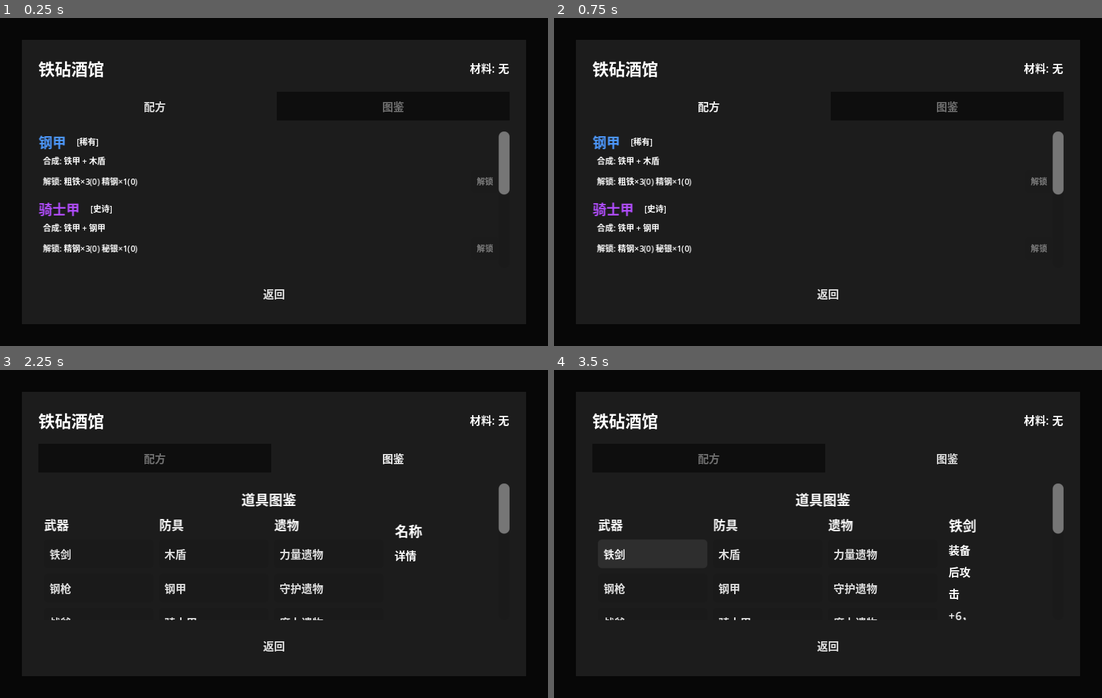
Above: before the commit, frames 1-4 (two rows, left to right).
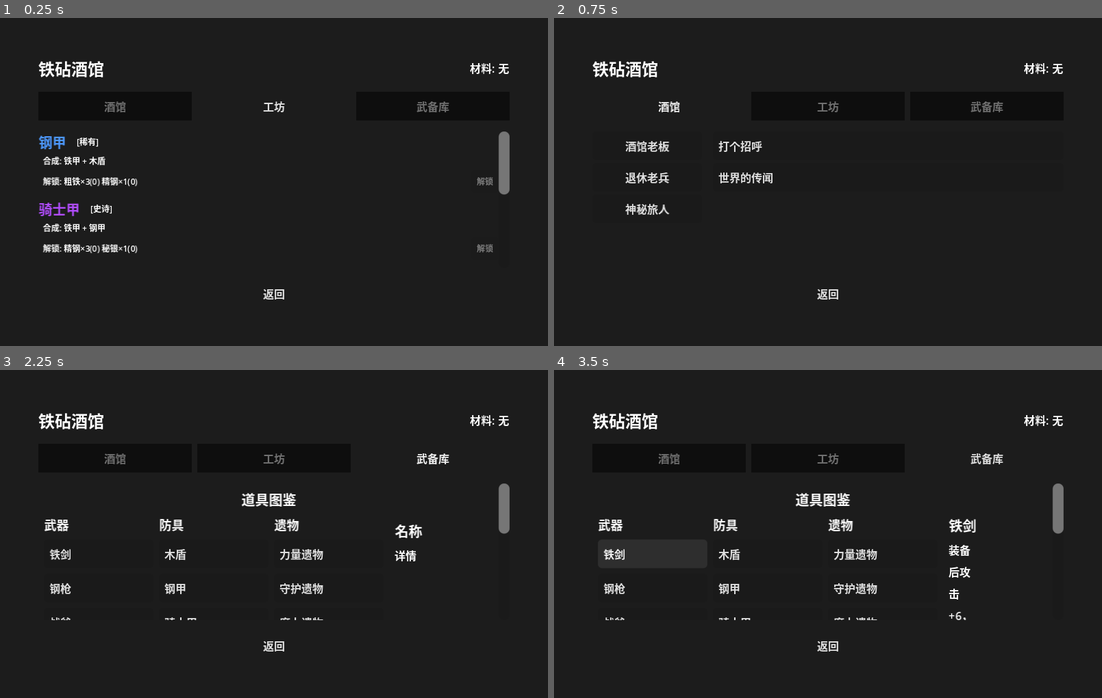
Above: after the commit, the same moments.

Repository: ZhuXilin/Dev_Project_260730
Game: Godot game, scene res://content/scenes/ui/AnvilTavern.tscn
Two runs of this game, one before a commit and one after it. Both use one fixed random seed, a clock stepped at 60 frames per second and the inputs below. This scene is started directly instead of the project's main scene. Sound files missing from this copy of the repository are replaced by a short silence.
Inputs (mouse positions are in pixels of both pictures, inside the frame that each line leads up to):
- Up to frame 1 (0.25 s): no input
- Up to frame 2 (0.75 s): click (669, 106) at 0.5 s, where only the run after the commit has a clickable "酒馆"
- Up to frame 3 (2.25 s): click "配方" (after the commit: "工坊") at 1.25 s; click "图鉴" (after the commit: "武备库") at 2 s
- Up to frame 4 (3.5 s): click "铁剑" at 2.75 s

The runs differ from the first frame. In frame 1, 0.4% of the frame differs, in the area x 19-82%, y 25-29%; in frame 2, 2.9%, in the area x 7-93%, y 25-72%; in frame 3, 0.4%; in frame 4, 0.4%.

Commit message:
Add NPC dialogues

Diff:
--- a/content/data/dialogues.json
+++ b/content/data/dialogues.json
@@ -80,9 +80,9 @@
   "complete_dialog": [
 	{ "speaker": "系统", "text": "恭喜你完成了这个区域！可以继续前进了。" }
   ],
-	"village_encounter_dlg": [
-	  { "speaker": "村民", "text": "欢迎来到村庄！" },
-	  { "speaker": "村民", "text": "送你一把斧头吧！" }
+  "village_encounter_dlg": [
+	{ "speaker": "村民", "text": "欢迎来到村庄！" },
+	{ "speaker": "村民", "text": "送你一把斧头吧！" }
   ],
   "relic_attack_dialog": [
 	{ "speaker": "神秘商人", "text": "年轻人，你看起来很有潜力。" },
--- /dev/null
+++ b/content/data/stories.json
@@ -0,0 +1,99 @@
+{
+  "barkeep": {
+	"name": "酒馆老板",
+	"topics": [
+	  {
+		"id": "barkeep_greeting",
+		"title": "打个招呼",
+		"condition": "",
+		"lines": [
+		  { "speaker": "酒馆老板", "text": "哟，旅行者！想喝点什么？" },
+		  { "speaker": "指挥官", "text": "来杯麦酒，顺便打听点消息。" },
+		  { "speaker": "酒馆老板", "text": "消息管够，只要你有金币。" }
+		]
+	  },
+	  {
+		"id": "barkeep_world",
+		"title": "世界的传闻",
+		"condition": "",
+		"lines": [
+		  { "speaker": "酒馆老板", "text": "这片大陆叫艾尔登，曾经很繁荣。" },
+		  { "speaker": "酒馆老板", "text": "直到三年前那场灾变……" },
+		  { "speaker": "酒馆老板", "text": "现在处处是荒野和盗匪，出门都得带着武器。" }
+		]
+	  },
+	  {
+		"id": "barkeep_boss",
+		"title": "关于 Boss",
+		"condition": "day>=2",
+		"lines": [
+		  { "speaker": "酒馆老板", "text": "你打到 Boss 了？厉害啊！" },
+		  { "speaker": "酒馆老板", "text": "那家伙是这片地界最凶狠的领主，手下一群亡命徒。" },
+		  { "speaker": "指挥官", "text": "多谢提醒，我会当心的。" }
+		]
+	  }
+	]
+  },
+  "veteran": {
+	"name": "退休老兵",
+	"topics": [
+	  {
+		"id": "veteran_greeting",
+		"title": "打个招呼",
+		"condition": "",
+		"lines": [
+		  { "speaker": "退休老兵", "text": "年轻人，看你这身行头，是去打仗的？" },
+		  { "speaker": "指挥官", "text": "算是吧，讨伐盗匪。" },
+		  { "speaker": "退休老兵", "text": "好，好。我年轻时也这么热血。" }
+		]
+	  },
+	  {
+		"id": "veteran_tactics",
+		"title": "战术建议",
+		"condition": "",
+		"lines": [
+		  { "speaker": "退休老兵", "text": "听我一句：打不过就撤，别硬拼。" },
+		  { "speaker": "退休老兵", "text": "战场上一个失误，可能全队覆没。" },
+		  { "speaker": "指挥官", "text": "我会记住的。" }
+		]
+	  },
+	  {
+		"id": "veteran_elite",
+		"title": "精英战心得",
+		"condition": "day>=2",
+		"lines": [
+		  { "speaker": "退休老兵", "text": "精英战士都是身经百战的老手。" },
+		  { "speaker": "退休老兵", "text": "他们比普通小兵更聪明，会利用地形。" },
+		  { "speaker": "退休老兵", "text": "别让他们占据高地。" }
+		]
+	  }
+	]
+  },
+  "stranger": {
+	"name": "神秘旅人",
+	"topics": [
+	  {
+		"id": "stranger_rumor",
+		"title": "旅行见闻",
+		"condition": "",
+		"lines": [
+		  { "speaker": "神秘旅人", "text": "我来自很远的地方。" },
+		  { "speaker": "神秘旅人", "text": "那里的人说，这片大陆的下方沉睡着一头巨龙。" },
+		  { "speaker": "指挥官", "text": "巨龙？" },
+		  { "speaker": "神秘旅人", "text": "只是传说。也许吧。" }
+		]
+	  },
+	  {
+		"id": "stranger_legend",
+		"title": "古老的传说",
+		"condition": "day>=3",
+		"lines": [
+		  { "speaker": "神秘旅人", "text": "你听说过'三个太阳'的传说吗？" },
+		  { "speaker": "神秘旅人", "text": "据说当三个太阳同时升起，世界将迎来剧变。" },
+		  { "speaker": "神秘旅人", "text": "有人说那意味着毁灭，也有人说那意味着新生。" },
+		  { "speaker": "指挥官", "text": "……有意思。" }
+		]
+	  }
+	]
+  }
+}
--- a/content/scenes/ui/AnvilTavern.tscn
+++ b/content/scenes/ui/AnvilTavern.tscn
@@ -13,7 +13,7 @@
 anchor_bottom = 1.0
 grow_horizontal = 2
 grow_vertical = 2
-color = Color(0, 0, 0, 0.9)
+color = Color(0.10980392, 0.10980392, 0.10980392, 1)
 
 [node name="Panel" type="Panel" parent="." unique_id=579447741]
 anchors_preset = 15
@@ -58,6 +58,17 @@
 layout_mode = 2
 theme_override_constants/separation = 4
 
+[node name="StoryTabBtn" type="Button" parent="Panel/VBox/TabBar" unique_id=1503140784]
+layout_mode = 2
+size_flags_horizontal = 3
+theme_override_font_sizes/font_size = 8
+theme_override_styles/normal = ExtResource("2")
+theme_override_styles/pressed = ExtResource("2")
+theme_override_styles/hover = ExtResource("2")
+theme_override_styles/disabled = ExtResource("2")
+theme_override_styles/focus = ExtResource("2")
+text = "酒馆"
+
 [node name="RecipeTabBtn" type="Button" parent="Panel/VBox/TabBar" unique_id=900341542]
 layout_mode = 2
 size_flags_horizontal = 3
@@ -101,6 +112,7 @@
 theme_override_styles/focus = ExtResource("2")
 text = "返回"
 
+[connection signal="pressed" from="Panel/VBox/TabBar/StoryTabBtn" to="." method="_on_story_tab_pressed"]
 [connection signal="pressed" from="Panel/VBox/TabBar/RecipeTabBtn" to="." method="_on_recipe_tab_pressed"]
 [connection signal="pressed" from="Panel/VBox/TabBar/CodexTabBtn" to="." method="_on_codex_tab_pressed"]
 [connection signal="pressed" from="Panel/VBox/BackButton" to="." method="_on_back_pressed"]
--- a/function/global/Config.gd
+++ b/function/global/Config.gd
@@ -12,6 +12,7 @@
 	"DIALOGUE_DATA":    "res://content/data/dialogues.json",
 	"EVENT_DATA":       "res://content/data/events.json",
 	"RECIPE_DATA":      "res://content/data/recipes.json",
+	"STORY_DATA":       "res://content/data/stories.json",
 
 	# 配置资源
 	"MUSIC_CONFIG":     "res://content/scenes/levels/MusicConfig.tres",
--- a/function/global/DialogueManager.gd
+++ b/function/global/DialogueManager.gd
@@ -1,6 +1,6 @@
 extends Node
 
-@export var music_transition_delay : float = UIConst.DIALOGUE_MUSIC_DELAY
+@export var music_transition_delay : float = 0.5
 @export var json_path : String = Config.PATHS.DIALOGUE_DATA
 
 var dialogue_ui : CanvasLayer = null
@@ -87,6 +87,46 @@
 		MusicManager.play_dialogue_music()
 
 	current_dialogue_id = dialogues_id
+	current_index = 0
+	_show_entry(0)
+	can_interact = true
+
+# ---- 启动内联对话（stories.json 里的 lines 数组） ----
+func start_inline_dialogue(entries: Array, music_stream: AudioStream = null):
+	if entries.is_empty():
+		dialogue_finished.emit()
+		return
+
+	# ---- 确保 UI 有效 ----
+	if not dialogue_ui or not is_instance_valid(dialogue_ui):
+		_load_ui()
+		if not dialogue_ui or not is_instance_valid(dialogue_ui):
+			push_error("Dialogue UI 未加载，无法启动对话")
+			return
+
+	if is_active:
+		return
+
+	SignalBus.request_hide_menu.emit()
+	SignalBus.request_hide_info.emit()
+	SignalBus.request_clear_highlight.emit()
+	SignalBus.request_clear_highlight_unit.emit()
+
+	is_active = true
+	can_interact = false
+	Globals.is_dialogue_active = true
+	dialogue_ui.visible = true
+
+	MusicManager.pause_and_save()
+	await get_tree().create_timer(music_transition_delay, true, false, true).timeout
+	if music_stream != null:
+		MusicManager.play_music(music_stream)
+	else:
+		MusicManager.play_dialogue_music()
+
+	# ---- 把 entries 缓存到 _dialogues 里，复用现有 _show_entry ----
+	current_dialogue_id = "__inline__"
+	_dialogues["__inline__"] = entries
 	current_index = 0
 	_show_entry(0)
 	can_interact = true
--- a/function/global/GameState.gd
+++ b/function/global/GameState.gd
@@ -151,6 +151,10 @@
 var unlocked_recipes : Array:
 	get: return resource_state.unlocked_recipes
 	set(value): resource_state.unlocked_recipes = value
+
+var unlocked_stories : Array:
+	get: return resource_state.unlocked_stories
+	set(value): resource_state.unlocked_stories = value
 
 # ============================================================
 #  非转发字段（不属于任何 state）
--- a/function/global/SaveManager.gd
+++ b/function/global/SaveManager.gd
@@ -136,6 +136,7 @@
 	save.unlocked_relics = RelicManager.get_unlocked_relics()
 	save.unlocked_talents = Globals.unlocked_talents.duplicate()
 	save.unlocked_recipes = GameState.unlocked_recipes.duplicate()
+	save.unlocked_stories = GameState.unlocked_stories.duplicate()
 
 	save.save_time = Time.get_unix_time_from_system()
 	save.checksum = save.compute_checksum()
@@ -206,6 +207,7 @@
 	Globals.unlocked_items = save.unlocked_items.duplicate()
 	Globals.unlocked_talents = save.unlocked_talents.duplicate()
 	GameState.unlocked_recipes = save.unlocked_recipes.duplicate()
+	GameState.unlocked_stories = save.unlocked_stories.duplicate()
 
 	if Globals.unlocked_items.is_empty():
 		Globals.unlocked_items = Globals.item_unlocked_items.duplicate()
--- /dev/null
+++ b/function/global/StoryManager.gd
@@ -0,0 +1,49 @@
+extends Node
+
+var _stories : Dictionary = {}   # npc_id -> { name, topics: [] }
+
+func _ready():
+	load_stories()
+
+func load_stories():
+	var path = Config.PATHS.STORY_DATA
+	if not FileAccess.file_exists(path):
+		push_error("故事数据文件不存在: ", path)
+		return
+	var file = FileAccess.open(path, FileAccess.READ)
+	var content = file.get_as_text()
+	file.close()
+	var data = JSON.parse_string(content)
+	if data == null or not data is Dictionary:
+		push_error("故事 JSON 解析失败")
+		return
+	_stories = data
+	print("成功加载 ", _stories.size(), " 个酒馆 NPC")
+
+## 返回所有 NPC 列表
+func get_npcs() -> Array:
+	var result : Array = []
+	for npc_id in _stories:
+		var entry = _stories[npc_id]
+		result.append({
+			"id": npc_id,
+			"name": entry.get("name", npc_id),
+			"topics": entry.get("topics", []),
+		})
+	return result
+
+func get_npc(npc_id: String) -> Dictionary:
+	return _stories.get(npc_id, {})
+
+## 判断话题的可见条件
+func check_condition(condition: String) -> bool:
+	if condition == "" or condition == "always":
+		return true
+	if condition.begins_with("day>="):
+		var n = int(condition.substr(5))
+		return GameState.current_day >= n
+	if condition.begins_with("day=="):
+		var n = int(condition.substr(5))
+		return GameState.current_day == n
+	# 未知条件默认可见（保守策略）
+	return true
--- a/function/script/AnvilTavern.gd
+++ b/function/script/AnvilTavern.gd
@@ -2,16 +2,26 @@
 
 signal closed
 
-enum Tab { RECIPE, CODEX }
+enum Tab { RECIPE, CODEX, STORY }
 var current_tab : Tab = Tab.RECIPE
+
+var _current_npc : Dictionary = {}
+var _story_npc_list : VBoxContainer = null
+var _story_topic_list : VBoxContainer = null
 
 @onready var materials_label : Label = $Panel/VBox/TitleBar/MaterialsLabel
 @onready var recipe_tab_btn : Button = $Panel/VBox/TabBar/RecipeTabBtn
 @onready var codex_tab_btn : Button = $Panel/VBox/TabBar/CodexTabBtn
+@onready var story_tab_btn : Button = $Panel/VBox/TabBar/StoryTabBtn
 @onready var content_container : VBoxContainer = $Panel/VBox/ContentScroll/ContentContainer
 
 
 func _ready():
+	# ---- Tab 文本（集中设置，避免 .tscn 重复改） ----
+	recipe_tab_btn.text = "工坊"
+	codex_tab_btn.text  = "武备库"
+	story_tab_btn.text  = "酒馆"
+
 	_refresh_materials()
 	_switch_tab(Tab.RECIPE)
 
@@ -21,6 +31,7 @@
 # ============================================================
 func _on_recipe_tab_pressed(): _switch_tab(Tab.RECIPE)
 func _on_codex_tab_pressed():  _switch_tab(Tab.CODEX)
+func _on_story_tab_pressed():  _switch_tab(Tab.STORY)
 
 func _on_back_pressed():
 	closed.emit()
@@ -34,14 +45,20 @@
 	current_tab = tab
 	_update_tab_style()
 	_clear_content()
+	_story_npc_list = null
+	_story_topic_list = null
+	_current_npc = {}
+
 	match tab:
 		Tab.RECIPE: _build_recipe_tab()
 		Tab.CODEX:  _build_codex_tab()
+		Tab.STORY:  _build_story_tab()
 
 
 func _update_tab_style():
 	recipe_tab_btn.modulate = Color.WHITE if current_tab == Tab.RECIPE else Color(0.5, 0.5, 0.5)
 	codex_tab_btn.modulate  = Color.WHITE if current_tab == Tab.CODEX  else Color(0.5, 0.5, 0.5)
+	story_tab_btn.modulate  = Color.WHITE if current_tab == Tab.STORY  else Color(0.5, 0.5, 0.5)
 
 
 func _clear_content():
@@ -59,8 +76,9 @@
 			parts.append("%s:%d" % [mat_name, count])
 	materials_label.text = "材料: " + (" ".join(parts) if not parts.is_empty() else "无")
 
-# ============================================================
-#  Tab 1: 配方
+
+# ============================================================
+#  Tab 1: 工坊（配方解锁）
 # ============================================================
 func _build_recipe_tab():
 	var all_recipes = RecipeManager.get_all_recipes()
@@ -68,7 +86,6 @@
 		content_container.add_child(_make_hint("暂无配方数据"))
 		return
 
-	# 未解锁在前，已解锁在后
 	var locked : Array = []
 	var done : Array = []
 	for r in all_recipes:
@@ -87,7 +104,6 @@
 	var box = VBoxContainer.new()
 	box.add_theme_constant_override("separation", 2)
 
-	# ---- 第一行：产物名称 + 品质 ----
 	var header = HBoxContainer.new()
 	header.add_theme_constant_override("separation", 8)
 
@@ -107,7 +123,6 @@
 
 	box.add_child(header)
 
-	# ---- 第二行：合成输入 ----
 	var input_names = []
 	for input_id in recipe.inputs:
 		var d = ItemManager.get_item_data(input_id)
@@ -117,7 +132,6 @@
 	input_label.add_theme_font_size_override("font_size", UIConst.FONT_SIZE_SMALL)
 	box.add_child(input_label)
 
-	# ---- 第三行：解锁材料 + 按钮 ----
 	var cost_row = HBoxContainer.new()
 	cost_row.add_theme_constant_override("separation", 8)
 
@@ -174,10 +188,8 @@
 	if not _can_unlock(recipe):
 		_show_message("材料不足")
 		return
-	# ---- 扣材料 ----
 	for mat_name in recipe.unlock_cost:
 		GameState.materials[mat_name] -= recipe.unlock_cost[mat_name]
-	# ---- 加入已解锁 ----
 	GameState.unlocked_recipes.append(recipe_id)
 	SaveManager.auto_save()
 	_show_message("已解锁：" + recipe_id)
@@ -186,7 +198,7 @@
 
 
 # ============================================================
-#  Tab 2: 图鉴（嵌入 ItemInfoUI）
+#  Tab 2: 武备库（图鉴）
 # ============================================================
 func _build_codex_tab():
 	var scene = load(Config.PATHS.ITEM_INFO_UI)
@@ -194,15 +206,116 @@
 		content_container.add_child(_make_hint("图鉴面板未找到"))
 		return
 	var item_info = scene.instantiate()
-	# 重置 anchors，避免与容器冲突
+
+	item_info.anchor_left = 0
+	item_info.anchor_top = 0
 	item_info.anchor_right = 0
 	item_info.anchor_bottom = 0
+	item_info.offset_left = 0
+	item_info.offset_top = 0
+	item_info.offset_right = 0
+	item_info.offset_bottom = 0
+
 	item_info.custom_minimum_size = Vector2(0, 320)
+	item_info.size_flags_horizontal = Control.SIZE_EXPAND_FILL
 	item_info.size_flags_vertical = Control.SIZE_EXPAND_FILL
+
+	var back_btn = item_info.get_node_or_null("VBoxContainer/BackButton")
+	if back_btn:
+		back_btn.visible = false
+
 	content_container.add_child(item_info)
-	if item_info.has_method("_refresh_list"):
-		item_info._refresh_list()
-
+
+
+# ============================================================
+#  Tab 3: 酒馆（NPC 对话）
+# ============================================================
+func _build_story_tab():
+	var npcs = StoryManager.get_npcs()
+	if npcs.is_empty():
+		content_container.add_child(_make_hint("暂无酒馆数据"))
+		return
+
+	var hbox = HBoxContainer.new()
+	hbox.add_theme_constant_override("separation", 8)
+	hbox.size_flags_vertical = Control.SIZE_EXPAND_FILL
+	content_container.add_child(hbox)
+
+	# ---- 左：NPC 列表 ----
+	_story_npc_list = VBoxContainer.new()
+	_story_npc_list.custom_minimum_size = Vector2(80, 0)
+	_story_npc_list.add_theme_constant_override("separation", 2)
+	hbox.add_child(_story_npc_list)
+
+	# ---- 右：话题列表 ----
+	_story_topic_list = VBoxContainer.new()
+	_story_topic_list.size_flags_horizontal = Control.SIZE_EXPAND_FILL
+	_story_topic_list.add_theme_constant_override("separation", 2)
+	hbox.add_child(_story_topic_list)
+
+	# ---- 填充 NPC 按钮 ----
+	for npc in npcs:
+		var btn = Button.new()
+		btn.text = npc["name"]
+		btn.add_theme_font_size_override("font_size", UIConst.FONT_SIZE_NORMAL)
+		btn.pressed.connect(_on_npc_selected.bind(npc))
+		_story_npc_list.add_child(btn)
+
+	# ---- 默认选中第一个 ----
+	_on_npc_selected(npcs[0])
+
+
+func _on_npc_selected(npc: Dictionary):
+	_current_npc = npc
+	_refresh_topic_list()
+
+
+func _refresh_topic_list():
+	if not _story_topic_list or not is_instance_valid(_story_topic_list):
+		return
+	for child in _story_topic_list.get_children():
+		_story_topic_list.remove_child(child)
+		child.queue_free()
+
+	var topics = _current_npc.get("topics", [])
+	var any_visible = false
+	for topic in topics:
+		if not StoryManager.check_condition(topic.get("condition", "")):
+			continue
+		any_visible = true
+
+		var seen = topic["id"] in GameState.unlocked_stories
+		var btn = Button.new()
+		btn.text = topic["title"] + ("（已阅）" if seen else "")
+		btn.add_theme_font_size_override("font_size", UIConst.FONT_SIZE_NORMAL)
+		btn.size_flags_horizontal = Control.SIZE_EXPAND_FILL
+		btn.alignment = HORIZONTAL_ALIGNMENT_LEFT
+		if seen:
+			btn.modulate = Color(0.6, 0.6, 0.6)
+		btn.pressed.connect(_on_topic_pressed.bind(topic))
+		_story_topic_list.add_child(btn)
+
+	if not any_visible:
+		var hint = _make_hint("（暂无可聊话题）")
+		_story_topic_list.add_child(hint)
+
+func _on_topic_pressed(topic: Dictionary):
+	var lines = topic.get("lines", [])
+	if lines.is_empty():
+		_show_message("该话题暂无内容")
+		return
+
+	# ---- 标记 seen ----
+	if topic["id"] not in GameState.unlocked_stories:
+		GameState.unlocked_stories.append(topic["id"])
+		SaveManager.auto_save()
+
+	# ---- 播放内联对话 ----
+	DialogueManager.start_inline_dialogue(lines)
+	await DialogueManager.dialogue_finished
+
+	# ---- 刷新话题列表 ----
+	_refresh_topic_list()
 
 # ============================================================
 #  辅助
@@ -215,13 +328,12 @@
 	label.modulate = Color(0.6, 0.6, 0.6)
 	return label
 
-
 func _show_message(msg: String):
 	var label = Label.new()
 	label.text = msg
 	label.add_theme_font_size_override("font_size", UIConst.FONT_SIZE_NORMAL)
 	label.horizontal_alignment = HORIZONTAL_ALIGNMENT_CENTER
 	content_container.add_child(label)
-	await get_tree().create_timer(1.5).timeout
+	await get_tree().create_timer(1.5, true, false, true).timeout
 	if is_instance_valid(label):
 		label.queue_free()
--- a/function/script/DamagePopup.gd
+++ b/function/script/DamagePopup.gd
@@ -1,20 +1,19 @@
 extends Label
 
-var duration : float = MapConst.DAMAGE_POPUP_DURATION
+var duration : float = 0.5
 
 func setup(world_pos: Vector2, damage: int, is_crit: bool, is_miss: bool, is_heal: bool):
 	z_index = 10
 	z_as_relative = false
 
-	add_theme_font_size_override("font_size", MapConst.DAMAGE_FONT_SIZE)
+	add_theme_font_size_override("font_size", 12)
 	add_theme_constant_override("outline_size", 3)
 	add_theme_color_override("font_outline_color", Color.BLACK)
 
 	horizontal_alignment = HORIZONTAL_ALIGNMENT_CENTER
 	vertical_alignment = VERTICAL_ALIGNMENT_CENTER
 
-	# 固定尺寸
-	size = MapConst.DAMAGE_POPUP_SIZE
+	size = Vector2(50, 25)
 
 	if is_heal:
 		text = "+" + str(damage)
@@ -29,10 +28,10 @@
 		text = str(damage)
 		self_modulate = Color.YELLOW
 
-	# 设置位置：中心点对齐到 world_pos 上方 28 像素
 	global_position = world_pos - Vector2(0, 14) - size / 2
 
 	var tween = create_tween()
+	tween.set_ignore_time_scale(true)   # ← 新增
 	tween.tween_property(self, "modulate:a", 0.0, 0.15).set_delay(duration - 0.15)
-	await get_tree().create_timer(duration).timeout
+	await get_tree().create_timer(duration, true, false, true).timeout
 	queue_free()
--- a/function/script/state/ResourceState.gd
+++ b/function/script/state/ResourceState.gd
@@ -22,6 +22,9 @@
 #  防具配方解锁（铁砧酒馆）
 # ============================================================
 var unlocked_recipes : Array = []
+
+# ---- 已阅故事（酒馆） ----
+var unlocked_stories : Array = []
 
 # ============================================================
 #  本轮基线（用于结算显示）
--- a/project.godot
+++ b/project.godot
@@ -25,6 +25,7 @@
 RelicManager="*res://function/global/RelicManager.gd"
 TerrainManager="*res://function/global/TerrainManager.gd"
 RecipeManager="*res://function/global/RecipeManager.gd"
+StoryManager="*uid://dy8wbj1wdbrvb"
 UnitManager="*res://function/global/UnitManager.gd"
 TurnManager="*res://function/global/TurnManager.gd"
 CombatManager="*res://function/global/CombatManager.gd"
Not shown, added: function/global/StoryManager.gd.uid
